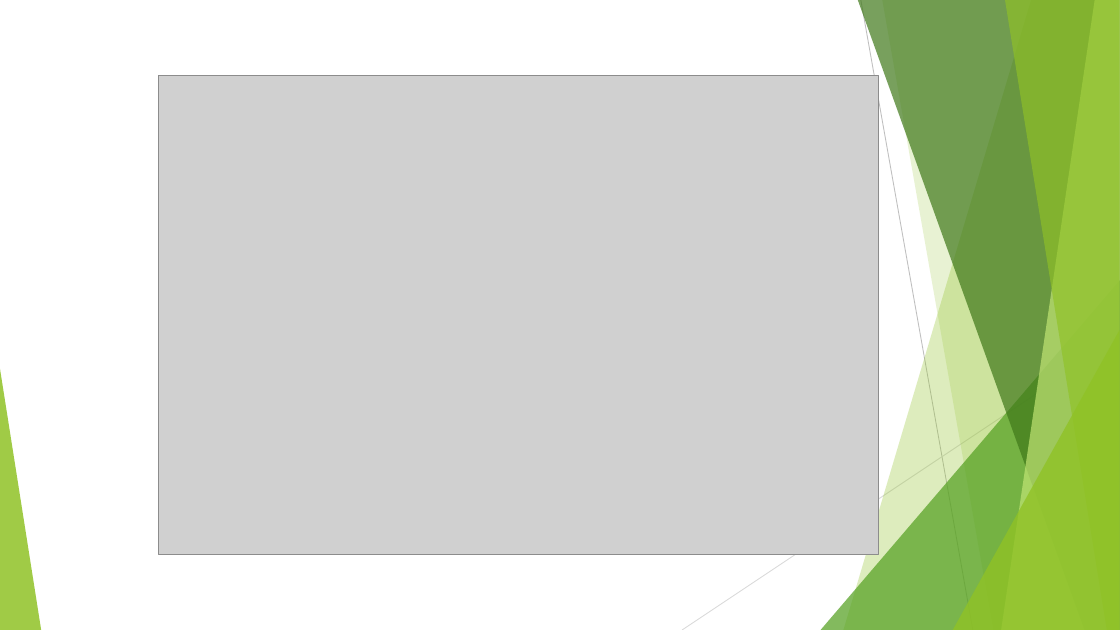
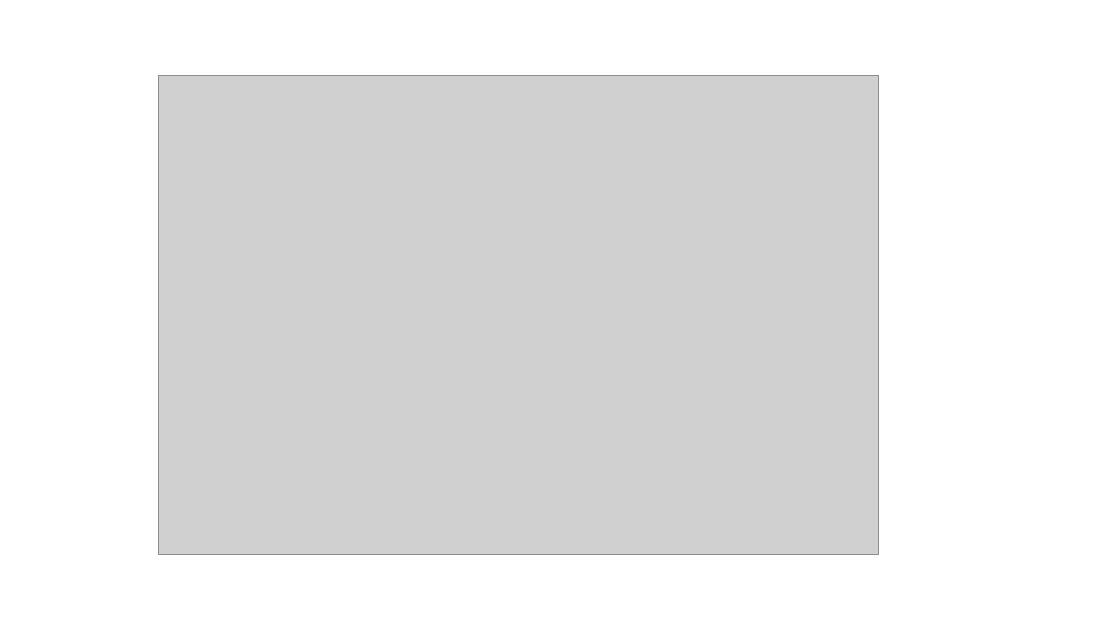
Before and after one commit to guq9618/capstone, a slide deck: slide 7 of ppt/캡스톤 디자인 10-2주차 수정중.pptx (slide 6 before the commit). Drawn at 1120x630 pixels with LibreOffice and Linux fonts; fonts in the diff are those of the drawing; grey boxes stand for pictures. Boxes give left, top, right and bottom in pixels: in the first picture for what was removed or moved away, otherwise in the second. Text is boxed around its words. In the diff, an @@ line names an element or a change of style, - is before the commit and + after.

```diff
--- a/ppt/캡스톤 디자인 10-2주차 수정중.pptx
+++ b/ppt/캡스톤 디자인 10-2주차 수정중.pptx
@@ group removed at (x1=0, y1=0, x2=1120, y2=630): 5 freeform shapes, 3 triangles, 2 lines @@
```
Also in this commit, not shown: 7 other slides changed, 1 slide added, 1 other file.
